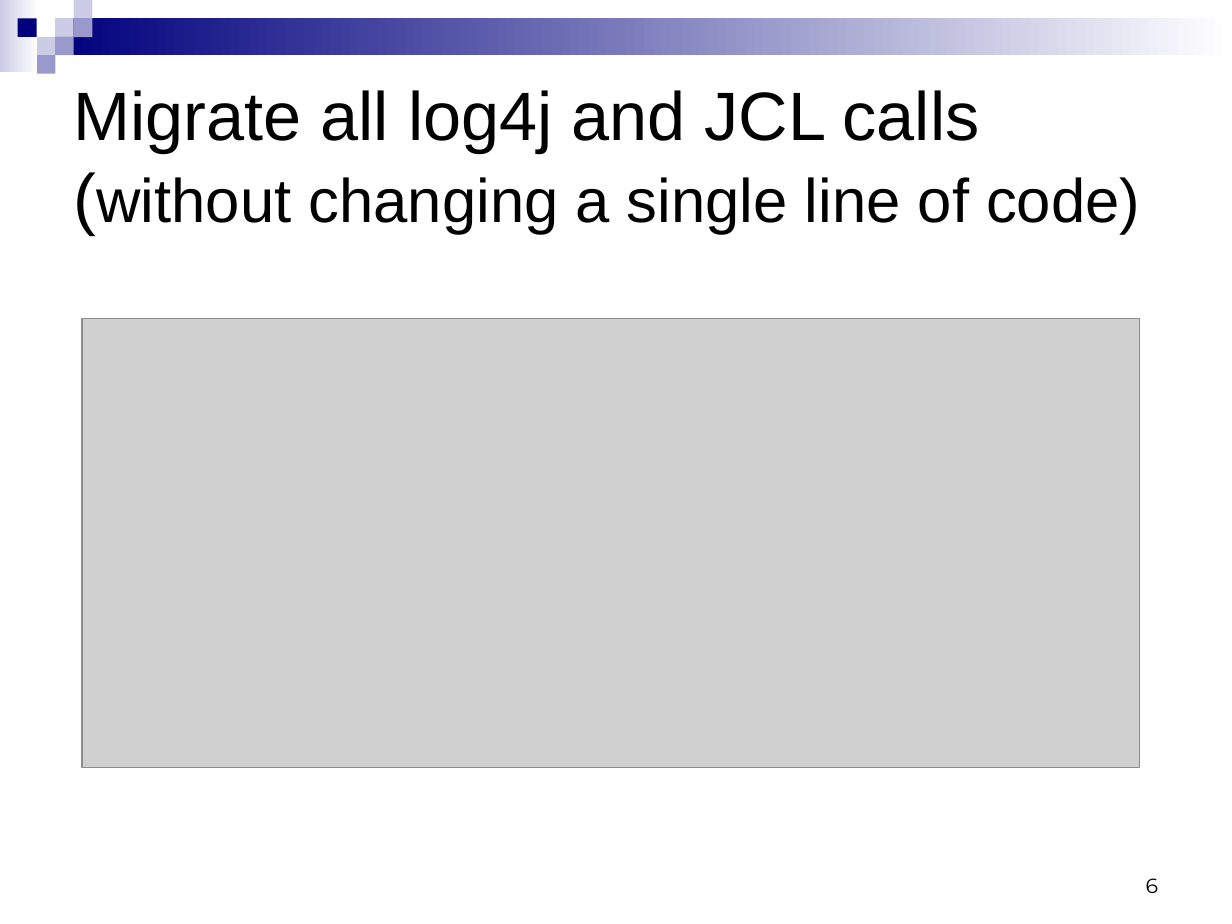
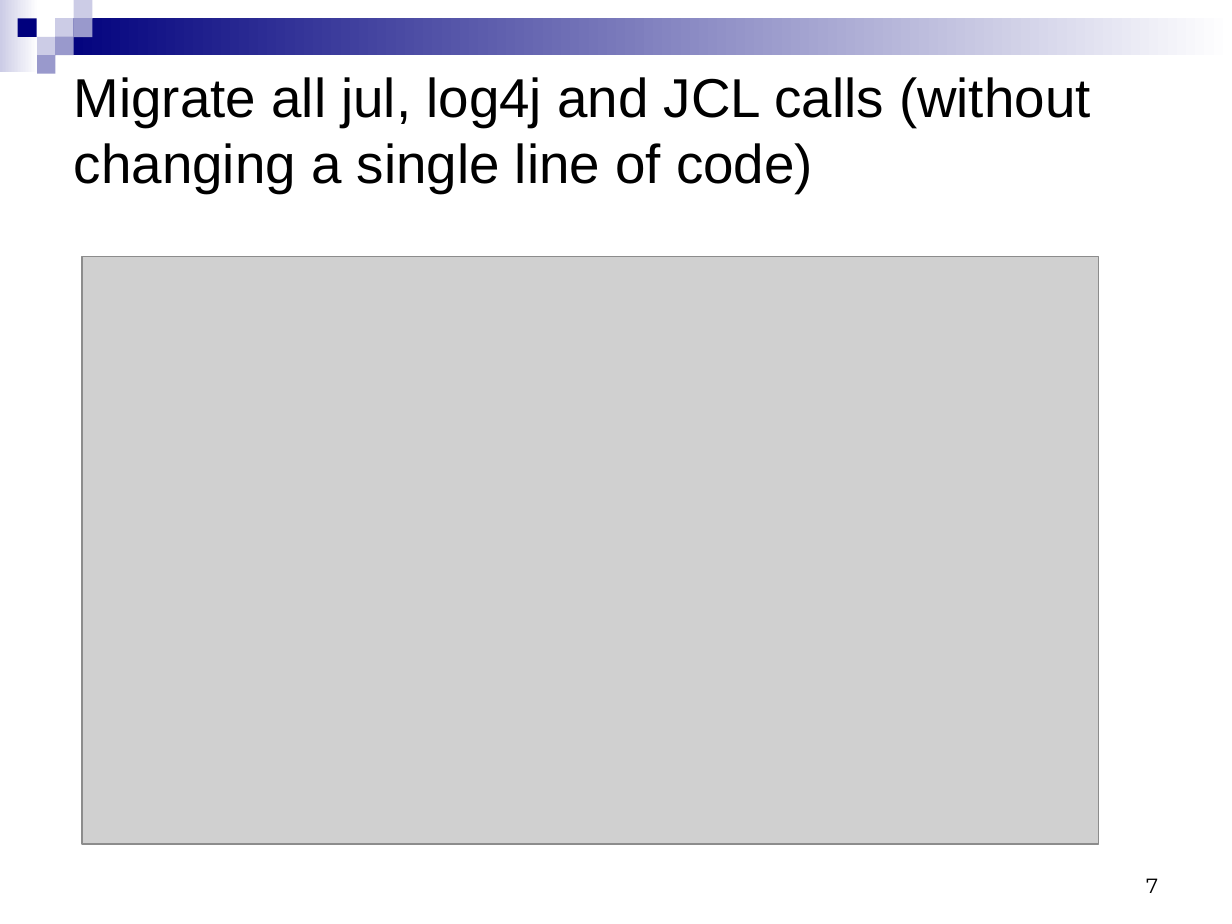
Before and after one commit to qos-ch/logback, a slide deck: slide 7 of logback-site/src/site/resources/10reasons.ppt (slide 6 before the commit). Drawn at 1232x924 pixels with LibreOffice and Linux fonts; fonts in the diff are those of the drawing; grey boxes stand for pictures; background and template pictures are left out. Boxes give left, top, right and bottom in pixels: in the first picture for what was removed or moved away, otherwise in the second. Text is boxed around its words. In the diff, an @@ line names an element or a change of style, - is before the commit and + after.

```diff
--- a/logback-site/src/site/resources/10reasons.ppt
+++ b/logback-site/src/site/resources/10reasons.ppt
@@ title at box(74, 77, 1091, 193): text changed; size 36 to 32 pt @@
-Migrate all log4j and JCL calls (without changing a single line of code)
+Migrate all jul, log4j and JCL calls (without changing a single line of code)
@@ picture: place and size @@
-picture at box(83, 318, 1140, 766)
+picture at box(83, 256, 1099, 844)
@@ page number at box(1146, 878, 1158, 893): text changed @@
-6
+7
```
Also in this commit, not shown: 2 other slides changed, 2 slides added.
